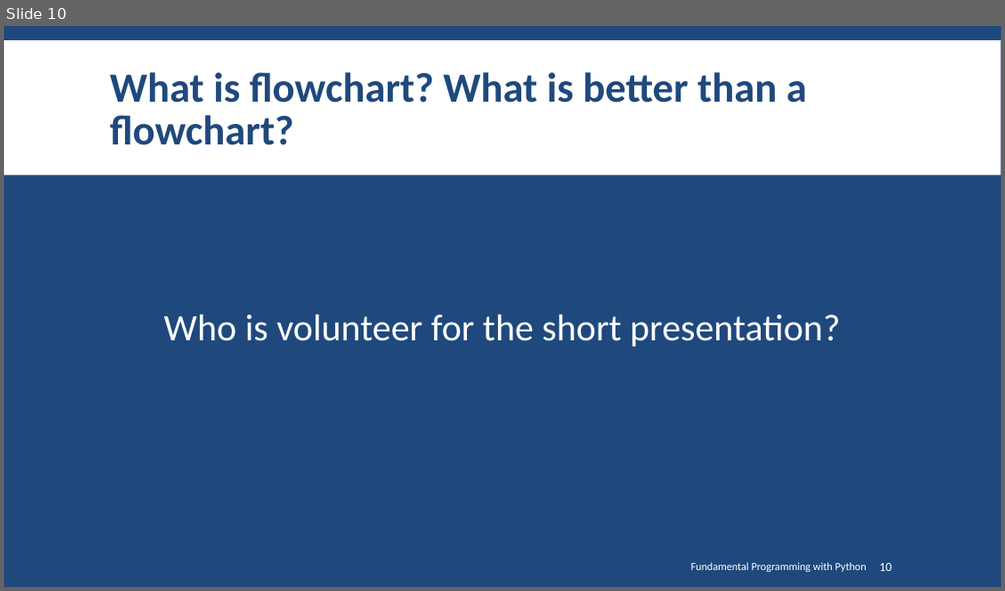
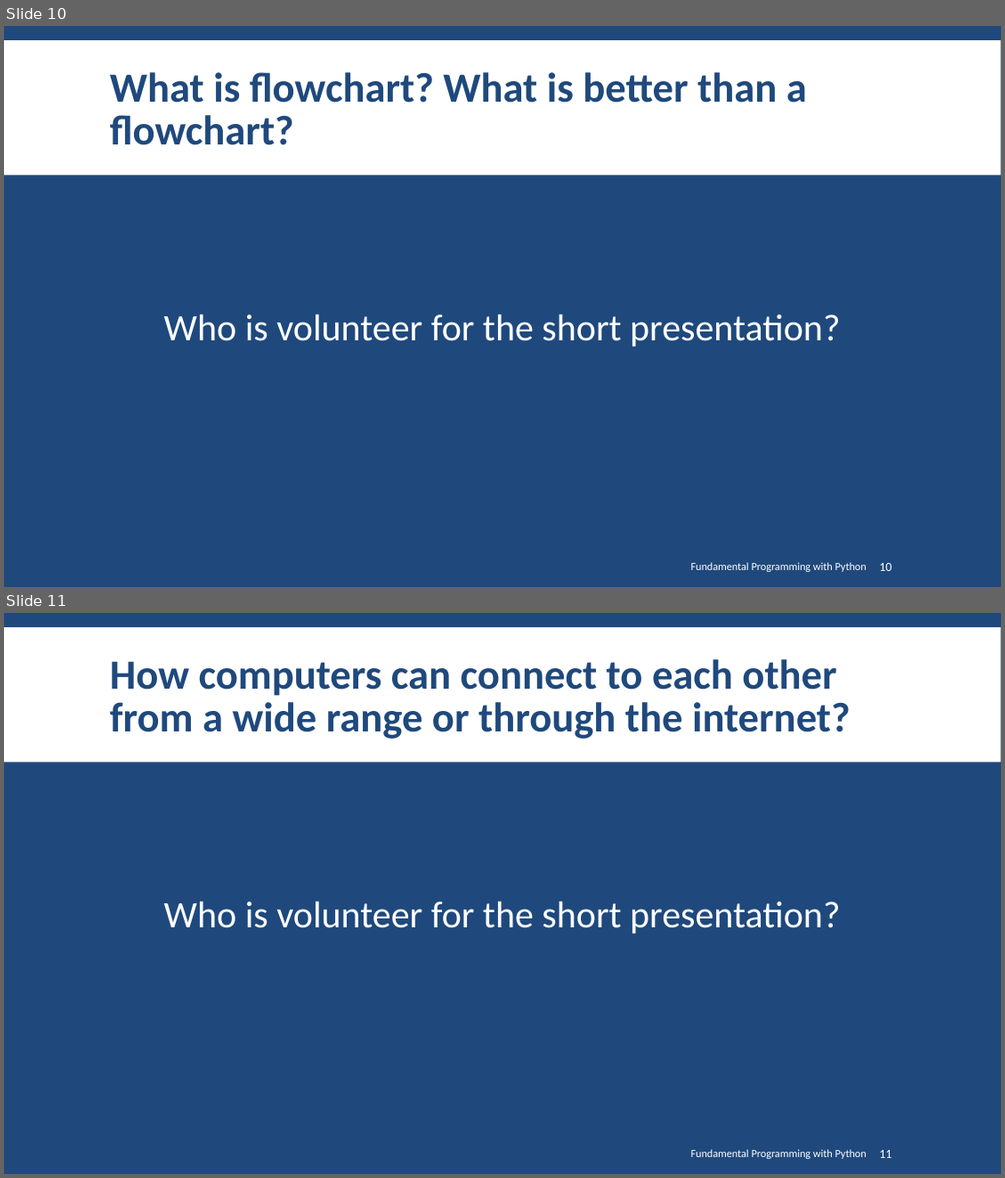
Before and after one commit to SharifPythonSpace/Course1401, a slide deck: Slide/02-Introduction to Programming with Python.pptx. Shown one above the other, each under a label of ours: slide 10 before the commit, slides 10 and 11 after it. The pictures are 1005x591 and 1005x1178 pixels, drawn with LibreOffice and Linux fonts; fonts in the diff are those of the drawing; background and template pictures are left out. Boxes give left, top, right and bottom in pixels: in the first picture for what was removed or moved away, otherwise in the second. Text is boxed around its words. In the diff, an @@ line names an element or a change of style, - is before the commit and + after.

```diff
--- a/Slide/02-Introduction to Programming with Python.pptx
+++ b/Slide/02-Introduction to Programming with Python.pptx
@@ slide 11 added at [4, 613, 1001, 1174], background #1F497D; not listed: 1 template element that a slide beside it also shows @@
@@ title added at [110, 659, 850, 738], 40 pt, text #1F497D, bold @@
+How computers can connect to each other from a wide range or through the internet?
@@ text added at [164, 901, 840, 933], 36 pt, text #FFFFFF @@
+Who is volunteer for the short presentation?
@@ text added at [691, 1149, 866, 1159], 10.5 pt, text #FFFFFF @@
+Fundamental Programming with Python
@@ page number added at [879, 1150, 891, 1158], 12 pt, text #FFFFFF @@
+11
```
Also in this commit, not shown: 2 slides changed.
